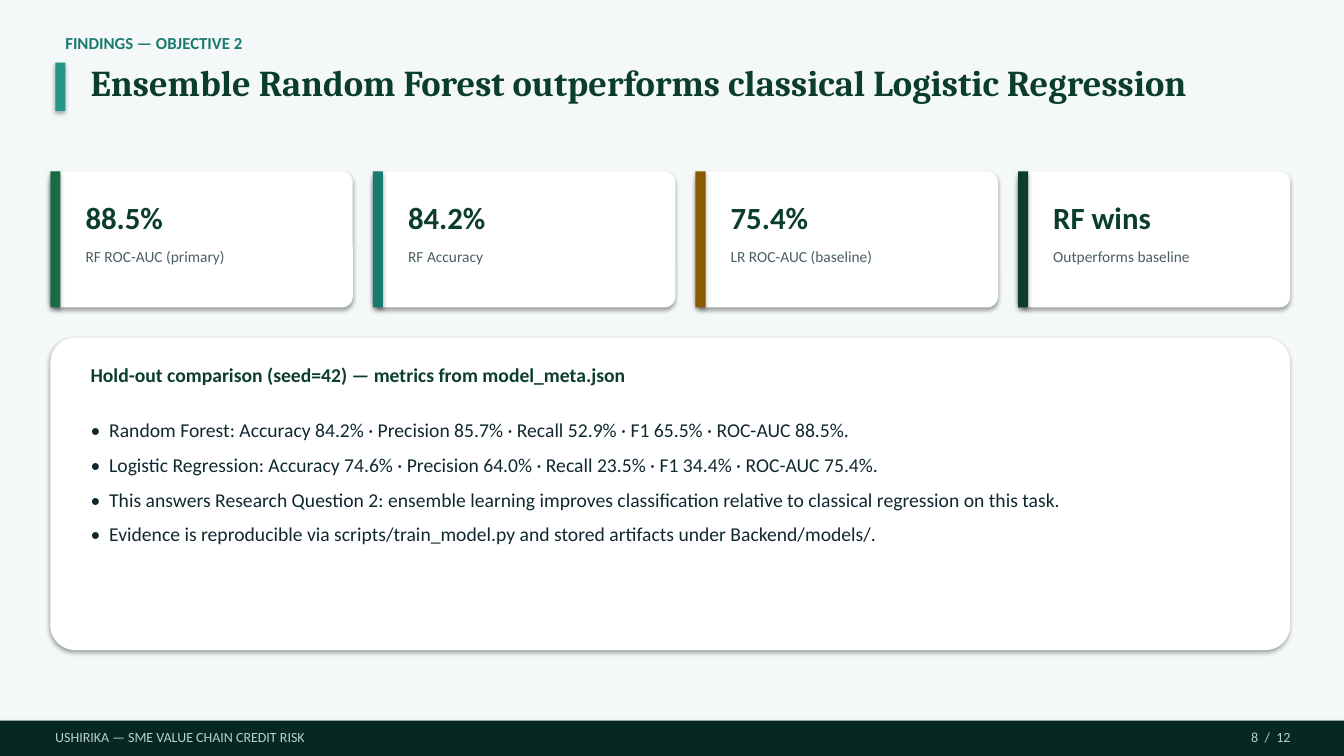
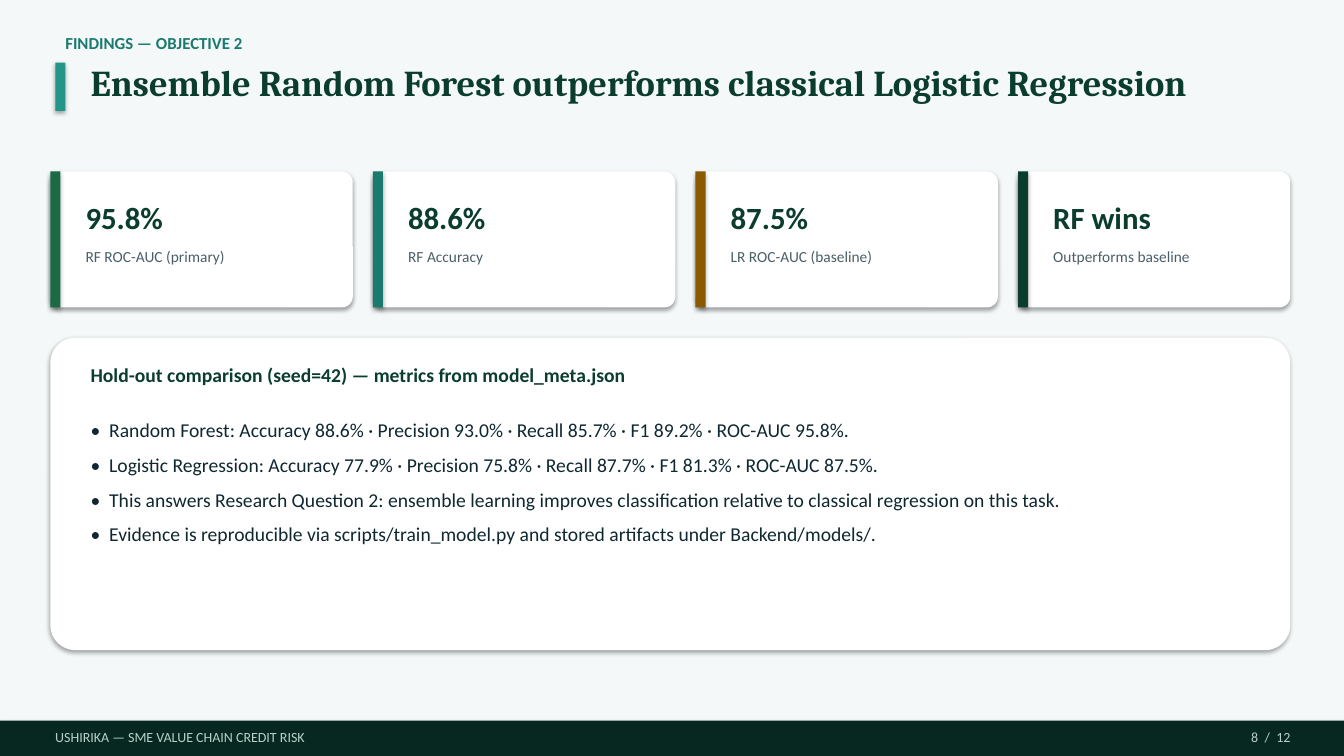
Before and after one commit to Dmmkuliku/ushirika-sme-credit, a slide deck: slide 8 of Presentation/Ushirika_Group15_Defence_Presentation.pptx. Drawn at 1344x756 pixels with LibreOffice and Linux fonts; fonts in the diff are those of the drawing. Boxes give left, top, right and bottom in pixels: in the first picture for what was removed or moved away, otherwise in the second. Text is boxed around its words. In the diff, an @@ line names an element or a change of style, - is before the commit and + after.

```diff
--- a/Presentation/Ushirika_Group15_Defence_Presentation.pptx
+++ b/Presentation/Ushirika_Group15_Defence_Presentation.pptx
@@ text at <box>86,207,163,230</box>: text changed @@
-88.5%
+95.8%
@@ text at <box>408,207,485,230</box>: text changed @@
-84.2%
+88.6%
@@ text at <box>731,207,808,230</box>: text changed @@
-75.4%
+87.5%
@@ text at <box>109,423,878,476</box>: text changed @@
-• Random Forest: Accuracy 84.2% · Precision 85.7% · Recall 52.9% · F1 65.5% · ROC-AUC 88.5%.
-• Logistic Regression: Accuracy 74.6% · Precision 64.0% · Recall 23.5% · F1 34.4% · ROC-AUC 75.4%.
+• Random Forest: Accuracy 88.6% · Precision 93.0% · Recall 85.7% · F1 89.2% · ROC-AUC 95.8%.
+• Logistic Regression: Accuracy 77.9% · Precision 75.8% · Recall 87.7% · F1 81.3% · ROC-AUC 87.5%.
```
Also in this commit, not shown: 2 other slides changed, 7 other files.
